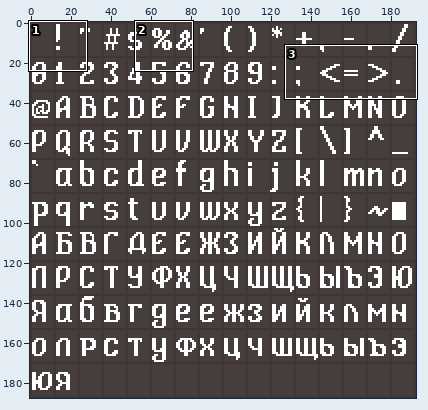
Pixel-art file: Assets/Graphics/Fonts/Main Menu Font.aseprite. Above, an overview of the earlier version with the close-up marked.
Close-up. Earlier state:
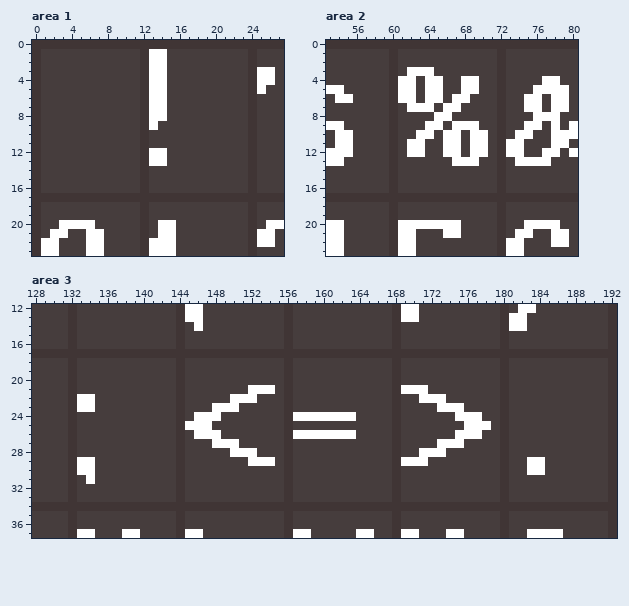
193x188 pixels, 1 frame. Colours within 5 levels of each other are drawn and written as one. Shown: area 1: x 0..27, y 0..23; area 2: x 53..80, y 0..23; area 3: x 128..192, y 12..37. The commit also changed other parts of the picture, which this record leaves out.
After the commit:
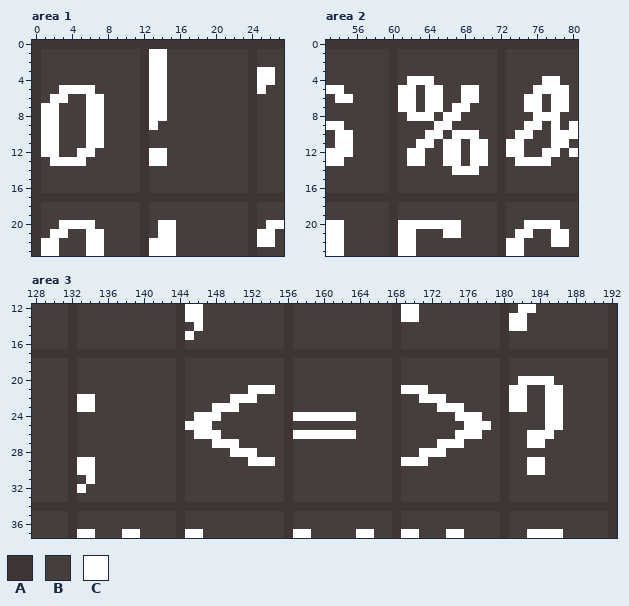
Palette (. is transparent): A #403535  B #463d3d  C #ffffff
From old to new:
Area 1, layer "Layer 3":
The edit turns colour B into colour C in row 5 at x 3 to 6; in row 6 at x 2 to 3 and 6 to 7; in rows 7 to 11 at x 1 to 2 and 6 to 7; in row 12 at x 1 to 2 and 5 to 6; in row 13 at x 2 to 5.
Area 2, layer "Layer 3":
The edit turns colour C into colour B in row 3 at x 62 to 64; in row 4 at x 61, 65 and 68 to 69; in row 6 at x 67; in row 7 at x 63 and 66; in row 8 at x 65; in row 9 at x 64 and 67 to 69.
The edit turns colour C into colour B in row 10 at x 63, 66 and 70; in row 11 at x 62; in row 13 at x 68.
The edit turns colour B into colour C in row 4 at x 63; in row 6 at x 69; in row 7 at x 61, 65 and 68; in row 8 at x 62 to 64 and 67; in row 9 at x 66; in row 10 at x 65 and 68.
The edit turns colour B into colour C in row 11 at x 64; in row 13 at x 62 to 63, 66 and 70; in row 14 at x 67 to 69.
Area 3, layer "Layer 3":
The edit turns colour B into colour C in row 15 at x 145; in row 20 at x 182 to 185; in rows 21 to 23 at x 181 to 182 and 185 to 186; in rows 24 to 25 at x 185 to 186; in row 26 at x 183 to 185; in row 27 at x 183 to 184.
The edit turns colour B into colour C in row 32 at x 133.
Pixel boxes of the changes (left, top, right, bottom) in both close-ups:
changed: (41, 85, 104, 166)
changed: (398, 67, 488, 175)
changed: (185, 331, 194, 340)
changed: (509, 376, 563, 448)
changed: (77, 484, 86, 493)
